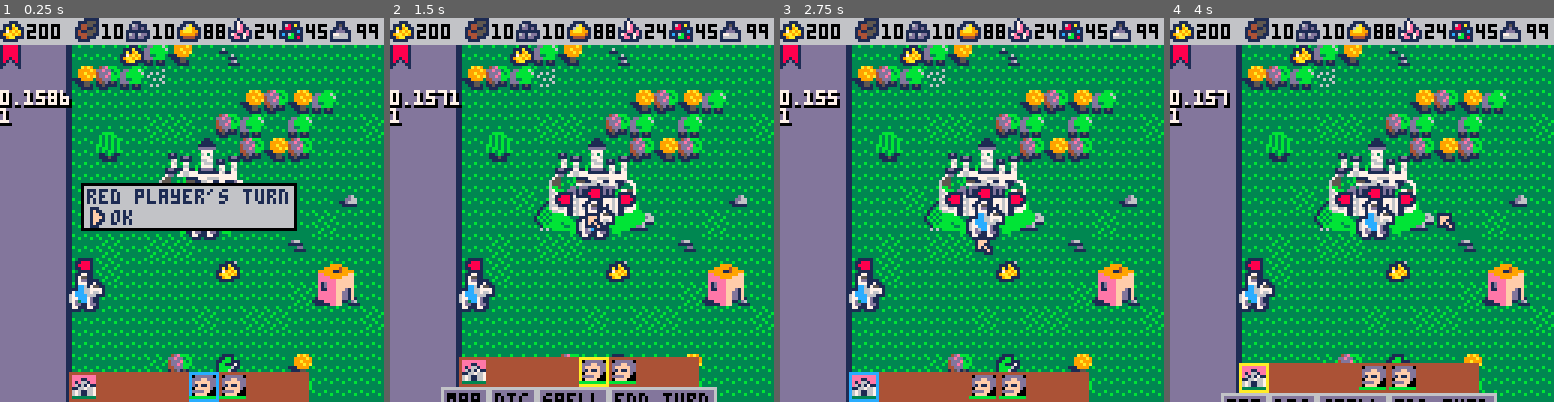
Above: before the commit, frames 1-4 (left to right).
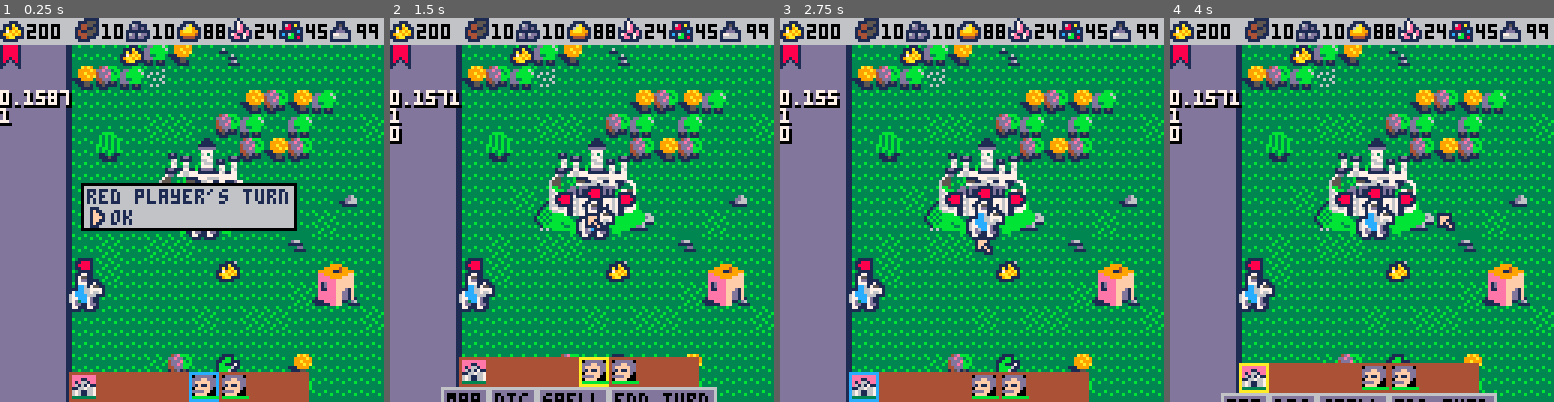
Above: after the commit, the same moments.

Repository: pvan/pico8
Game: PICO-8 cartridge heroes.p8
The game is run twice, just before and just after one commit, with the same random seed, the same clock (stepped at 60 frames per second) and the same inputs.
Inputs:
- Up to frame 1 (0.25 s): no input
- Up to frame 2 (1.5 s): tap O (Z key) at 0.33, 0.7, 1.43 s; tap X (X key) at 1.07 s
- Up to frame 3 (2.75 s): hold Left 1.97-2.37 s; tap X (X key) at 2.07, 2.4, 2.73 s; tap O (Z key) at 2.22 s; hold Down from 2.42 s (still down)
- Up to frame 4 (4 s): release Down at 2.82 s; hold Right 2.87-3.53 s; tap X (X key) at 3.07, 3.4, 3.73 s; tap O (Z key) at 3.1, 3.98 s; hold Up from 3.58 s (still down)

The runs differ from the first frame. In frame 1, 0.1% of the frame differs, in the area x 15-65%, y 18-100%; in frame 2, 0.2%; in frame 3, 0.2%; in frame 4, 0.3%, in the area x 0-65%, y 18-97%.

Commit message:
heroes: stop heroes if out of movement, tweak sfx

Diff:
--- a/heroes.p8
+++ b/heroes.p8
@@ -161,9 +161,11 @@
 
 movespeed=2
 function move_hero()
- del(path,path[1]) --skip square we're on
- moving=true
- movingdelay=movespeed
+ if sel.move>0 then
+--  del(path,path[1]) --skip square we're on
+  moving=true
+  movingdelay=movespeed
+ end
 end
 
 function update_camera()
@@ -193,36 +195,44 @@
   local x,y=path[1][1],path[1][2]
   local i=xy2i(x,y)
   local obj=i2obj[i]
-  if obj!=nil and
-	  (obj.type=="hero" or
-	   obj.type=="mob" or
-	   obj.type=="treasure")
-  then
-   if obj.type=="hero" then
-    hero_trade()
-   end
-   if obj.type=="mob" then
-    battle(obj)
-   end
-   if obj.type=="treasure" then
-    pickup(obj)
-   end
-  else
-   sel.x=x
-   sel.y=y
-   sel.move-=5
-   --lock cam to hero?
-   camx=sel.x*8-64
-   camy=sel.y*8-64
-   update_camera()
-  end
-  del(path,path[1])
-  if #path==0 then
+  if sel.move>0 then
+	  del(path,path[1])
+	  if obj!=nil and
+		  (obj.type=="hero" or
+		   obj.type=="mob" or
+		   obj.type=="treasure")
+	  then
+	   if obj.type=="hero" then
+	    hero_trade()
+	   end
+	   if obj.type=="mob" then
+	    battle(obj)
+	   end
+	   if obj.type=="treasure" then
+	    pickup(obj)
+	   end
+	  else
+	   sel.x=x
+	   sel.y=y
+	   sel.move-=5
+	   if (sel.move<0) sel.move=0
+	   --lock cam to hero?
+	   camx=sel.x*8-64
+	   camy=sel.y*8-64
+	   update_camera()
+	  end
+	  if #path==0 then
+	   moving=false
+	   --rebuild zones after move!
+			 create_i2tile()
+			 build_i2zone()
+	  end
+	 else
    moving=false
    --rebuild zones after move!
 		 create_i2tile()
 		 build_i2zone()
-  end
+	 end
  end
 
  if (update_debug_menu()) return
@@ -427,7 +437,7 @@
 -- obj=i2obj[ci]
 -- print(obj.type)
 
-
+ if path then print2(#path) end
 
 end
 
@@ -580,9 +590,12 @@
    end
   end
   spr(201,x+1,y+1)
-  local y8=y+8
-  line(x,y8,x+8,y8,6)
-  line(x,y8,x+h.move/100*8,y8,11)
+  local lx=x+1
+  local ly=y+8
+  line(lx,ly,x+8,ly,6)
+  if h.move>0 then
+   line(lx,ly,lx+h.move/100*8,ly,11)
+  end
   x+=10
  end
  palt(0,true)
@@ -1005,7 +1018,7 @@
   ["sprh"]=1,
   ["col"]={0,0,1,1},
   ["hot"]={0,0},
-  ["gold"]=rnd_bw(1,4)*500
+  ["gold"]=rnd_bw(1,4)*50
  },
 }
 
@@ -1838,6 +1851,7 @@
   diag_sel=mid(diag_sel,1,#diag_opts)
 
   if btnp(❎) then
+   sfx(59)
    event=diag_opts[diag_sel]
    close_dialog()
    event() --have to do this dance in case our function opens another dialog
Not shown, changed: the sound effects (__sfx__) section of heroes.p8
